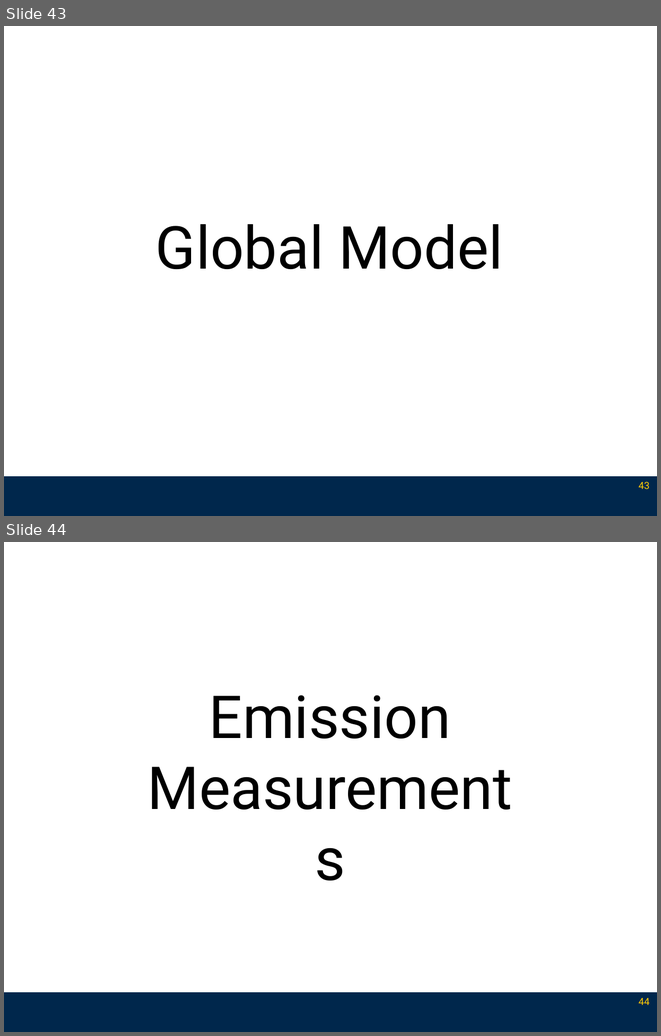
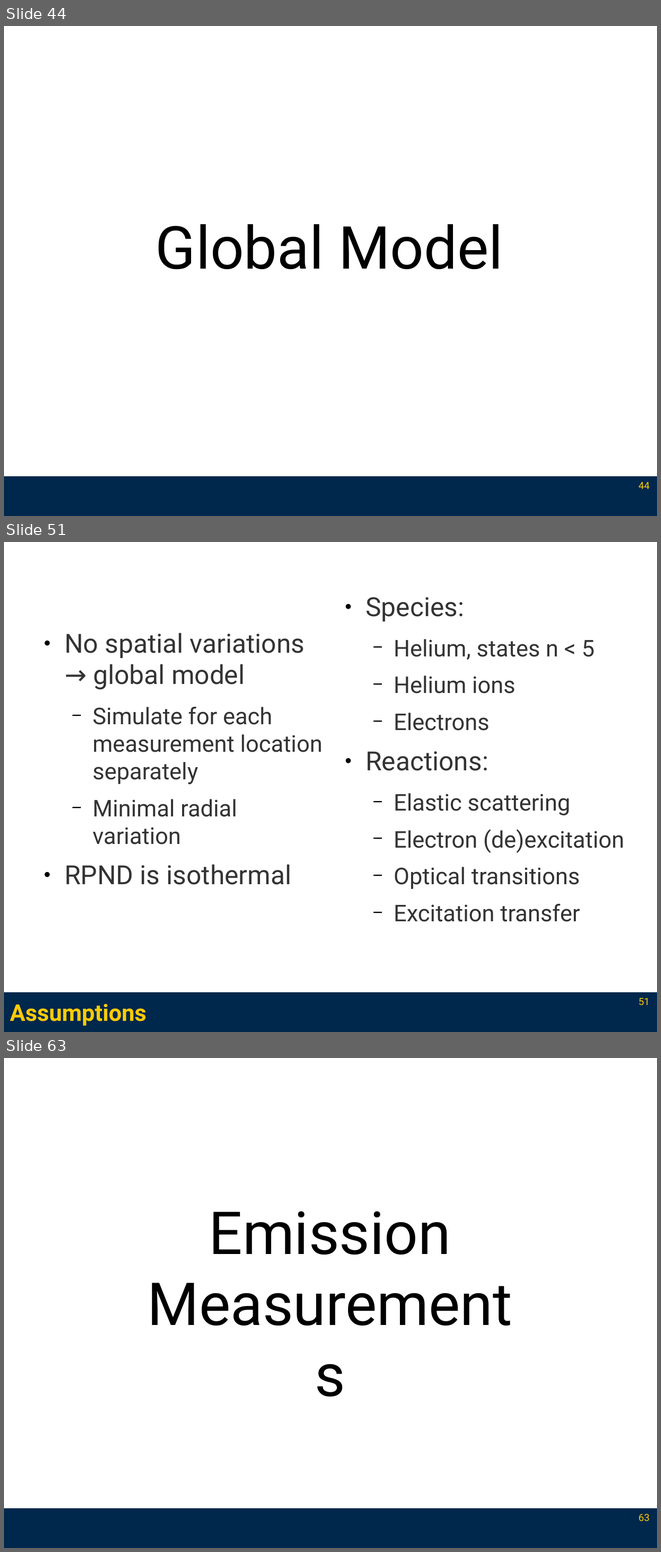
Before and after one commit to l3enny/dissertation, a slide deck: defense/presentation_annotated.odp. Shown one above the other, each under a label of ours: slides 43 and 44 before the commit, slides 44, 51 and 63 after it; the slides between them are not shown. The pictures are 661x1036 and 661x1552 pixels, drawn with LibreOffice and Linux fonts; fonts in the diff are those of the drawing. Boxes give left, top, right and bottom in pixels: in the first picture for what was removed or moved away, otherwise in the second. Text is boxed around its words. In the diff, an @@ line names an element or a change of style, - is before the commit and + after.

```diff
--- a/defense/presentation_annotated.odp
+++ b/defense/presentation_annotated.odp
@@ slide 51 added at (x1=4, y1=542, x2=657, y2=1032), background #FFFFFF; not listed: 1 template element that a slide beside it also shows @@
@@ text added at (x1=64, y1=633, x2=323, y2=885), 28 pt, text #333333 @@
+● No spatial variations → global model
+  − Simulate for each measurement location separately
+  − Minimal radial variation
+● RPND is isothermal
@@ text added at (x1=365, y1=639, x2=624, y2=922), 28 pt, text #333333 @@
+● Species:
+  − Helium, states n < 5
+  − Helium ions
+  − Electrons
+● Reactions:
+  − Elastic scattering
+  − Electron (de)excitation
+  − Optical transitions
+  − Excitation transfer
@@ page number added at (x1=638, y1=998, x2=650, y2=1005), 12 pt, text #FFCB05 @@
+51
@@ title added at (x1=10, y1=1004, x2=147, y2=1026), 28 pt, text #FFCB05, bold @@
+Assumptions
@@ what was slide 43 is now slide 44 @@
@@ page number at (x1=638, y1=482, x2=650, y2=489): text changed @@
-43
+44
@@ what was slide 44 is now slide 63 @@
@@ page number at (x1=638, y1=1514, x2=650, y2=1522): text changed @@
-44
+63
```
Also in this commit, not shown: 1 slide changed, 22 other slides added, 4 slides removed, 20 other files.
